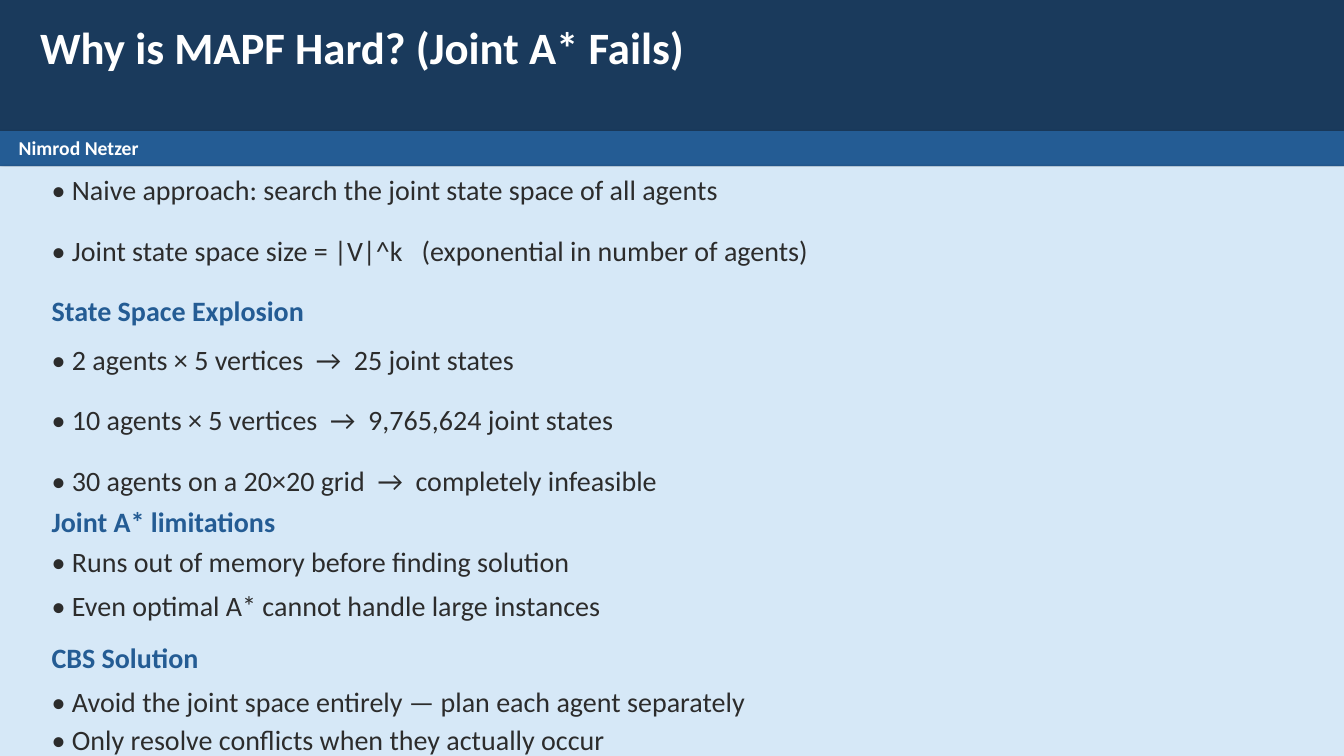
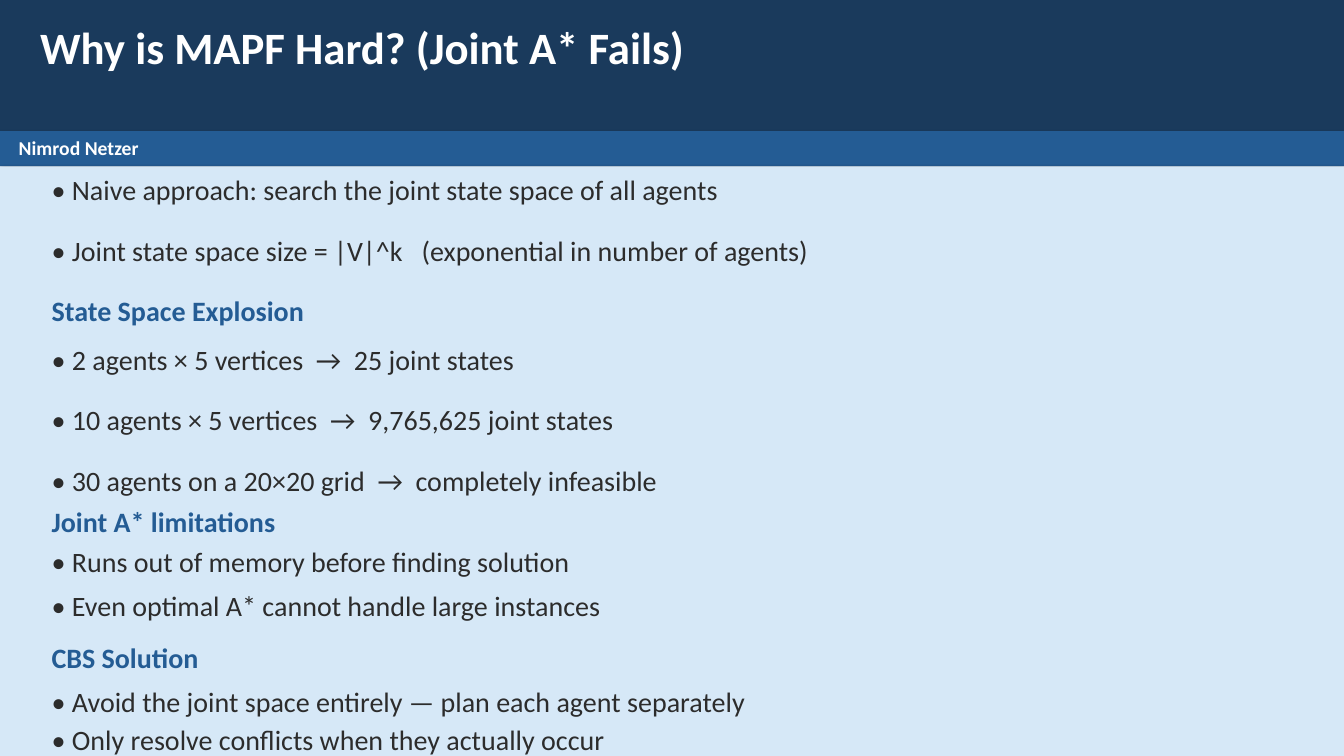
Before and after one commit to eladdamti100/mapf-cbs, a slide deck: slide 3 of results/presentation.pptx. Drawn at 1344x756 pixels with LibreOffice and Linux fonts; fonts in the diff are those of the drawing. Boxes give left, top, right and bottom in pixels: in the first picture for what was removed or moved away, otherwise in the second. Text is boxed around its words. In the diff, an @@ line names an element or a change of style, - is before the commit and + after.

```diff
--- a/results/presentation.pptx
+++ b/results/presentation.pptx
@@ text at (72,410,613,435): text changed @@
-• 10 agents × 5 vertices → 9,765,624 joint states
+• 10 agents × 5 vertices → 9,765,625 joint states
```
Also in this commit, not shown: 2 other slides changed.
